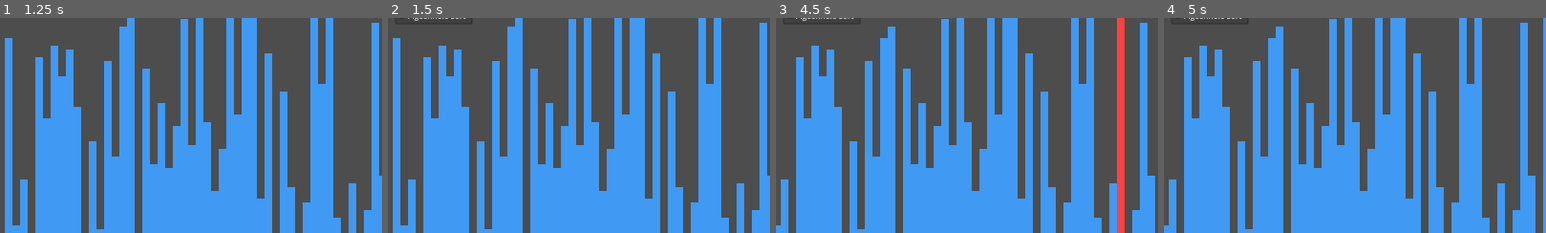
Above: before the commit, frames 1-4 (left to right).
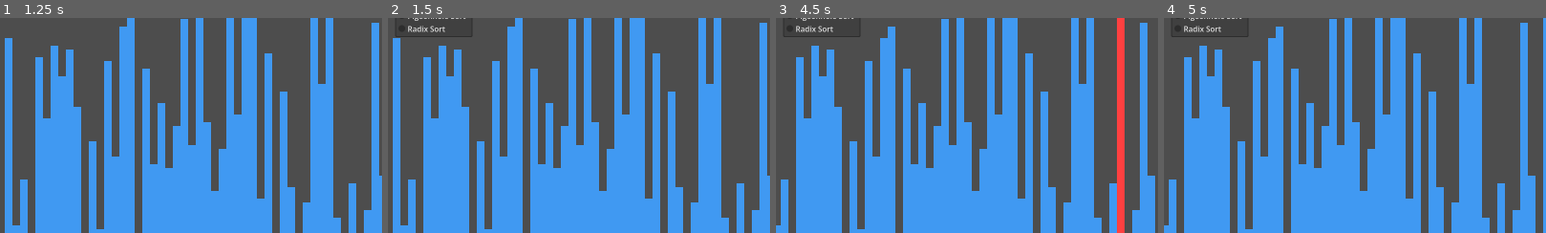
Above: after the commit, the same moments.

Repository: jiro4989/sort_visualizer
Game: Godot game, scene res://src/main.tscn
Two runs of this game, one before a commit and one after it. Both use one fixed random seed, a clock stepped at 60 frames per second and the inputs below.
Inputs:
- Up to frame 1 (1.25 s): click "Shuffle" at 0.5 s
- Up to frame 2 (1.5 s): click "Bubble Sort" at 1.25 s
- Up to frame 3 (4.5 s): click "RUN" at 2 s; click "100" at 2.75 s; click "10" at 3.5 s; click "Bubble Sort" at 4.25 s
- Up to frame 4 (5 s): no input
The pictures show only the part of the screen within x 4-54%, y 28-78%; the shares and areas given below are measured in that part.

Frame 1 is identical in both runs. In frame 2, 0.3% of the frame differs, in the area x 2-22%, y 3-9%; in frame 3, 0.3%; in frame 4, 0.3%.

Commit message:
feat: 基数ソートを実装

Diff:
--- a/src/main.gd
+++ b/src/main.gd
@@ -42,6 +42,7 @@
 	Sorter.new("Heap Sort", heap_sort),
 	Sorter.new("Quick Sort", quick_sort),
 	Sorter.new("Pigeonhole Sort", pigeonhole_sort),
+	Sorter.new("Radix Sort", radix_sort),
 ]
 
 # 配列のループで要素を取り出すのは基本的に遅いので
@@ -512,3 +513,66 @@
 
 	highlight_off()
 	status_label.text = create_status_text(MESSAGE_DONE, start_time, step_count)
+
+## 基数ソートを実行する。
+func radix_sort() -> void:
+	var start_time: float = Time.get_ticks_msec()
+	var step_count: int = 0
+	var values: Array[int] = []
+
+	for i in range(sort_values.size()):
+		values.append(sort_values[i].get_value())
+
+	var max_value: int = 0
+	for value in values:
+		if value > max_value:
+			max_value = value
+
+	var digit_place: int = 1
+	while floori(float(max_value) / digit_place) > 0:
+		var count: Array[int] = []
+		count.resize(10)
+		for i in range(10):
+			count[i] = 0
+
+		var output: Array[int] = []
+		output.resize(values.size())
+
+		# 現在の桁の出現数を数える
+		for i in range(values.size()):
+			var digit: int = floori(float(values[i]) / digit_place) % 10
+			count[digit] += 1
+			step_count += 1
+			highlight_panel(i)
+			status_label.text = create_status_text(MESSAGE_RUNNING, start_time, step_count)
+			await wait()
+
+		# 累積和に変換して配置先インデックスを求める
+		for i in range(1, 10):
+			count[i] += count[i - 1]
+
+		# 後ろから走査して安定に並べ替える
+		for i in range(values.size() - 1, -1, -1):
+			var value: int = values[i]
+			var digit: int = floori(float(value) / digit_place) % 10
+			count[digit] -= 1
+			var output_index: int = count[digit]
+			output[output_index] = value
+			step_count += 1
+			highlight_panel(output_index)
+			status_label.text = create_status_text(MESSAGE_RUNNING, start_time, step_count)
+			await wait()
+
+		# 可視化用のバーに反映する
+		for i in range(values.size()):
+			values[i] = output[i]
+			sort_values[i].set_value(values[i])
+			step_count += 1
+			highlight_panel(i)
+			status_label.text = create_status_text(MESSAGE_RUNNING, start_time, step_count)
+			await wait()
+
+		digit_place *= 10
+
+	highlight_off()
+	status_label.text = create_status_text(MESSAGE_DONE, start_time, step_count)
Not shown, changed: README.md
